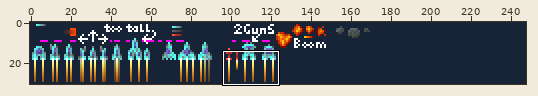
Sprite sheet, stored at concept art makes it sound professional.png. Above: a wide view before the commit, with the close-up outlined.
Close-up. Before the edit:
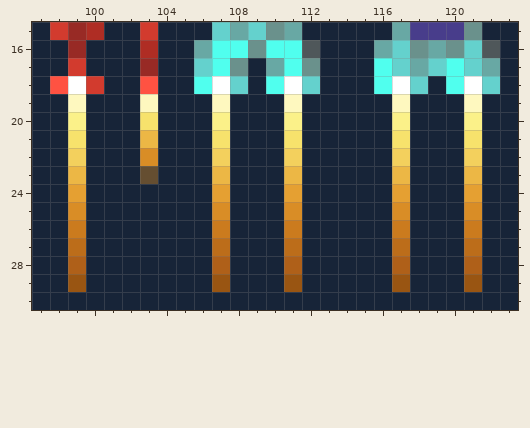
The file is 248x31 pixels. Colours within 5 levels of each other are drawn and written as one. Shown: x 97..123, y 15..30. The commit also changed other parts of the picture, which this record leaves out.
And afterwards:
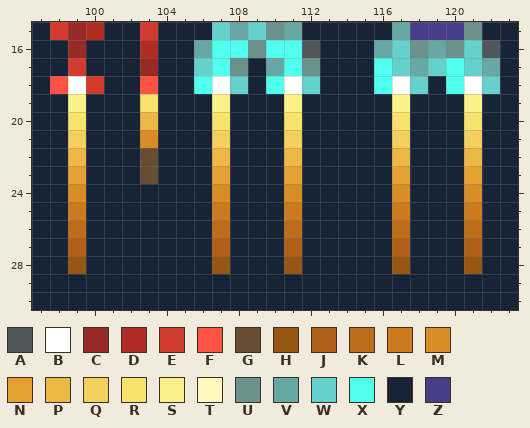
Palette (. is transparent): A #4f575a  B #ffffff  C #982a25  D #af2d24  E #d23b2e  F #ff5242  G #654e31  H #995512  J #af6019  K #bc6d1a  L #cb7b1e  M #d98d26  N #e5a032  P #ecb745  Q #f3d05d  R #f7e26c  S #fbf189  T #fef8bf  U #6a918c  V #68a8a4  W #64d1cd  X #50ffee  Y #172438  Z #483d8b
Difference:
{"y":19,"x":99,"old":"T","new":"S"}
{"y":19,"x":103,"old":"T","new":"R"}
{"y":19,"x":107,"old":"T","new":"S"}
{"y":19,"x":111,"old":"T","new":"S"}
{"y":19,"x":117,"old":"T","new":"S"}
{"y":19,"x":121,"old":"T","new":"S"}
{"y":20,"x":99,"old":"S","new":"R"}
{"y":20,"x":103,"old":"R","new":"P"}
{"y":20,"x":107,"old":"S","new":"R"}
{"y":20,"x":111,"old":"S","new":"R"}
{"y":20,"x":117,"old":"S","new":"R"}
{"y":20,"x":121,"old":"S","new":"R"}
{"y":21,"x":99,"old":"R","new":"Q"}
{"y":21,"x":103,"old":"P","new":"M"}
{"y":21,"x":107,"old":"R","new":"Q"}
{"y":21,"x":111,"old":"R","new":"Q"}
{"y":21,"x":117,"old":"R","new":"Q"}
{"y":21,"x":121,"old":"R","new":"Q"}
{"y":22,"x":99,"old":"Q","new":"P"}
{"y":22,"x":103,"old":"M","new":"G"}
{"y":22,"x":107,"old":"Q","new":"P"}
{"y":22,"x":111,"old":"Q","new":"P"}
{"y":22,"x":117,"old":"Q","new":"P"}
{"y":22,"x":121,"old":"Q","new":"P"}
{"y":23,"x":99,"old":"P","new":"N"}
{"y":23,"x":107,"old":"P","new":"N"}
{"y":23,"x":111,"old":"P","new":"N"}
{"y":23,"x":117,"old":"P","new":"N"}
{"y":23,"x":121,"old":"P","new":"N"}
{"y":24,"x":99,"old":"N","new":"M"}
{"y":24,"x":107,"old":"N","new":"M"}
{"y":24,"x":111,"old":"N","new":"M"}
{"y":24,"x":117,"old":"N","new":"M"}
{"y":24,"x":121,"old":"N","new":"M"}
{"y":25,"x":99,"old":"M","new":"L"}
{"y":25,"x":107,"old":"M","new":"L"}
{"y":25,"x":111,"old":"M","new":"L"}
{"y":25,"x":117,"old":"M","new":"L"}
{"y":25,"x":121,"old":"M","new":"L"}
{"y":26,"x":99,"old":"L","new":"K"}
{"y":26,"x":107,"old":"L","new":"K"}
{"y":26,"x":111,"old":"L","new":"K"}
{"y":26,"x":117,"old":"L","new":"K"}
{"y":26,"x":121,"old":"L","new":"K"}
{"y":27,"x":99,"old":"K","new":"J"}
{"y":27,"x":107,"old":"K","new":"J"}
{"y":27,"x":111,"old":"K","new":"J"}
{"y":27,"x":117,"old":"K","new":"J"}
{"y":27,"x":121,"old":"K","new":"J"}
{"y":28,"x":99,"old":"J","new":"H"}
{"y":28,"x":107,"old":"J","new":"H"}
{"y":28,"x":111,"old":"J","new":"H"}
{"y":28,"x":117,"old":"J","new":"H"}
{"y":28,"x":121,"old":"J","new":"H"}
{"y":29,"x":99,"old":"H","new":"Y"}
{"y":29,"x":107,"old":"H","new":"Y"}
{"y":29,"x":111,"old":"H","new":"Y"}
{"y":29,"x":117,"old":"H","new":"Y"}
{"y":29,"x":121,"old":"H","new":"Y"}
{"label":"changed","picture_box":[68,94,86,292]}
{"label":"changed","picture_box":[140,94,302,292]}
{"label":"changed","picture_box":[392,94,410,292]}
{"label":"changed","picture_box":[464,94,482,292]}
